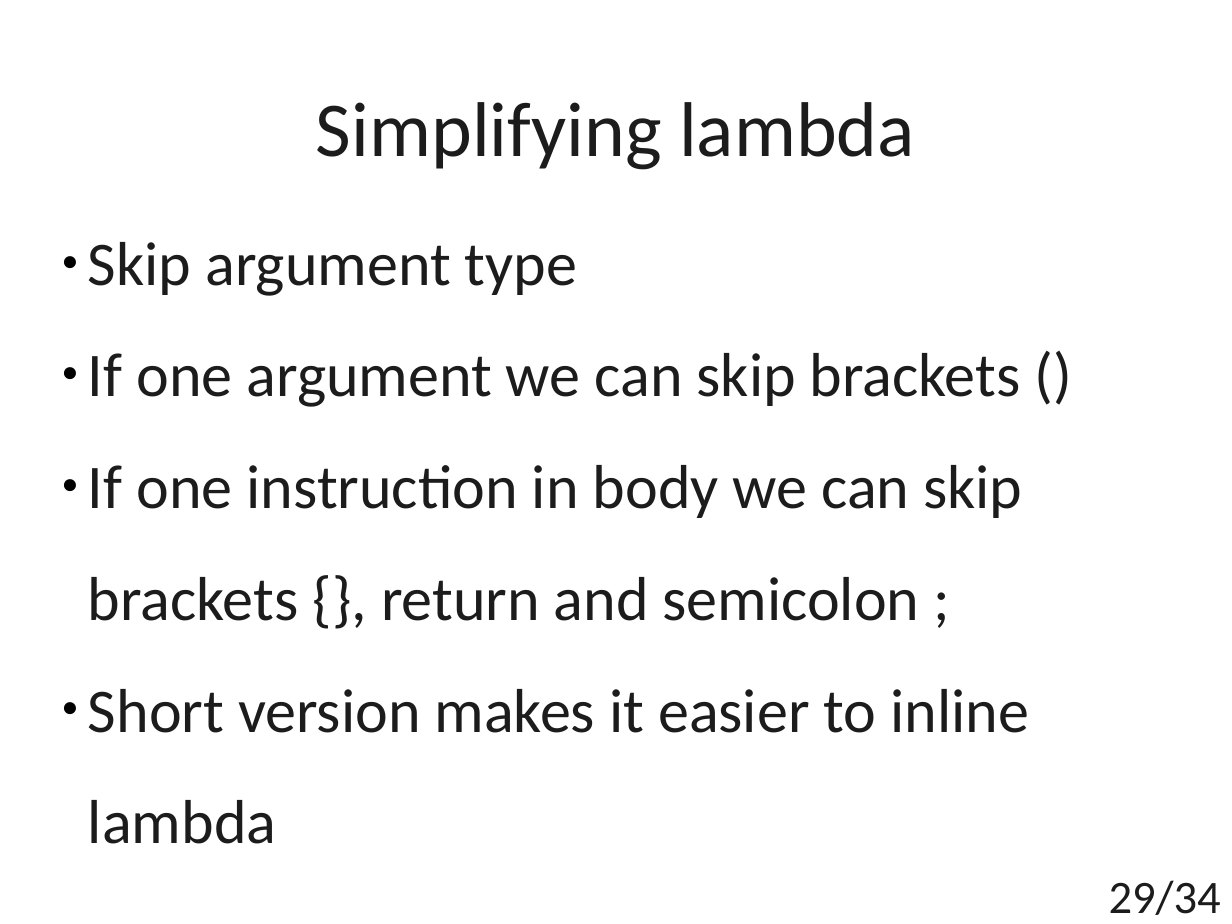
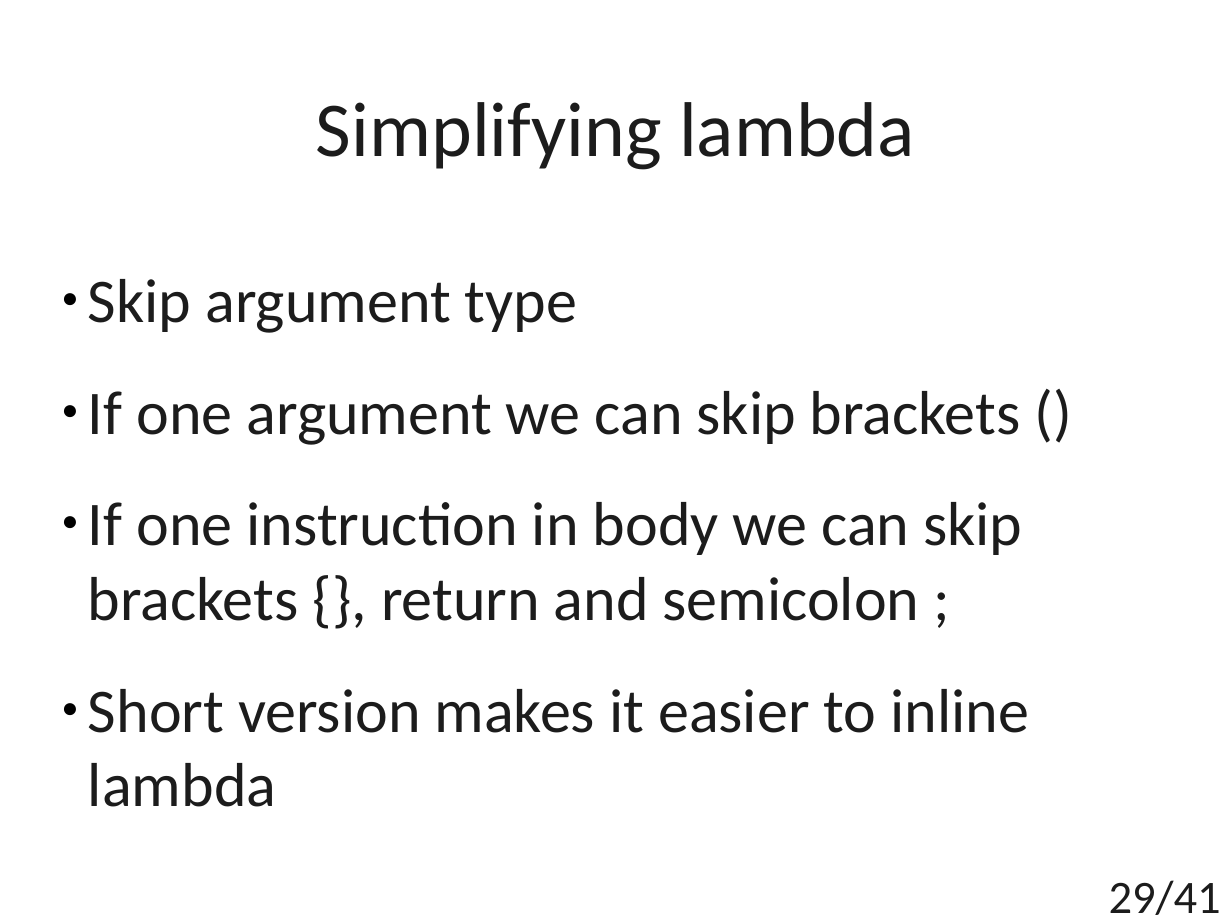
Before and after one commit to t4upl/java-streams-workshop, a slide deck: slide 29 of src/main/resources/editables/presentation.odp. Drawn at 1232x924 pixels with LibreOffice and Linux fonts; fonts in the diff are those of the drawing. Boxes give left, top, right and bottom in pixels: in the first picture for what was removed or moved away, otherwise in the second. Text is boxed around its words. In the diff, an @@ line names an element or a change of style, - is before the commit and + after.

```diff
--- a/src/main/resources/editables/presentation.odp
+++ b/src/main/resources/editables/presentation.odp
@@ subtitle "Skip argument type": place and size @@
-subtitle "Skip argument type" at <box>88,242,1030,844</box>
+subtitle "Skip argument type" at <box>88,279,1030,807</box>
@@ subtitle at <box>88,502,1030,807</box>: text changed @@
-● If one instruction in body we can skip brackets {}, return and semicolon ;
-● Short version makes it easier to inline lambda
+● If one instruction in body we can skip
+brackets {}, return and semicolon ;
+● Short version makes it easier to inline
+lambda
@@ page number at <box>1109,880,1221,915</box>: text changed @@
-29/34
+29/41
```
Also in this commit, not shown: 10 other slides changed, 8 slides added, 1 slide removed, 1 other file.
